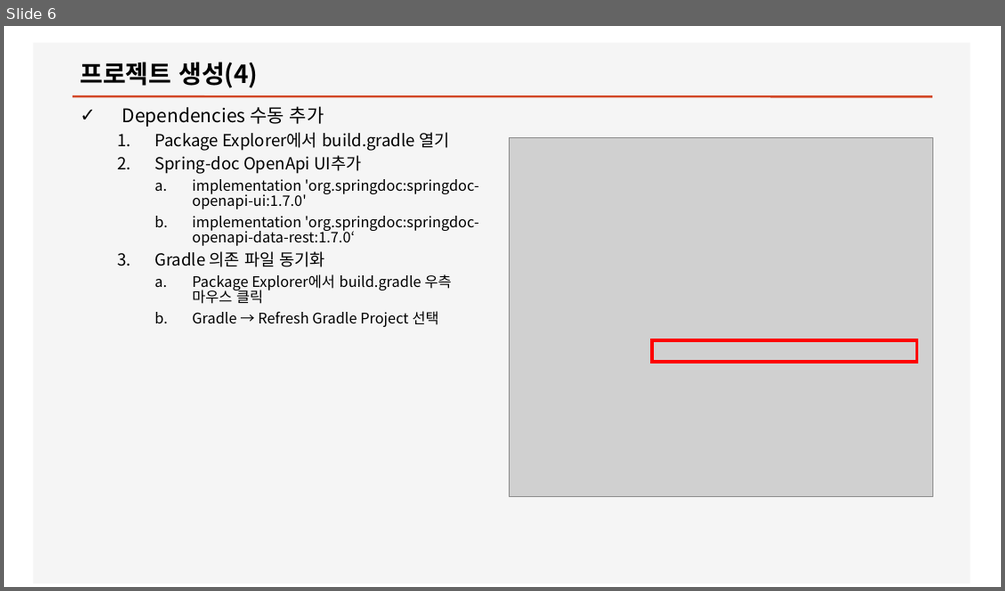
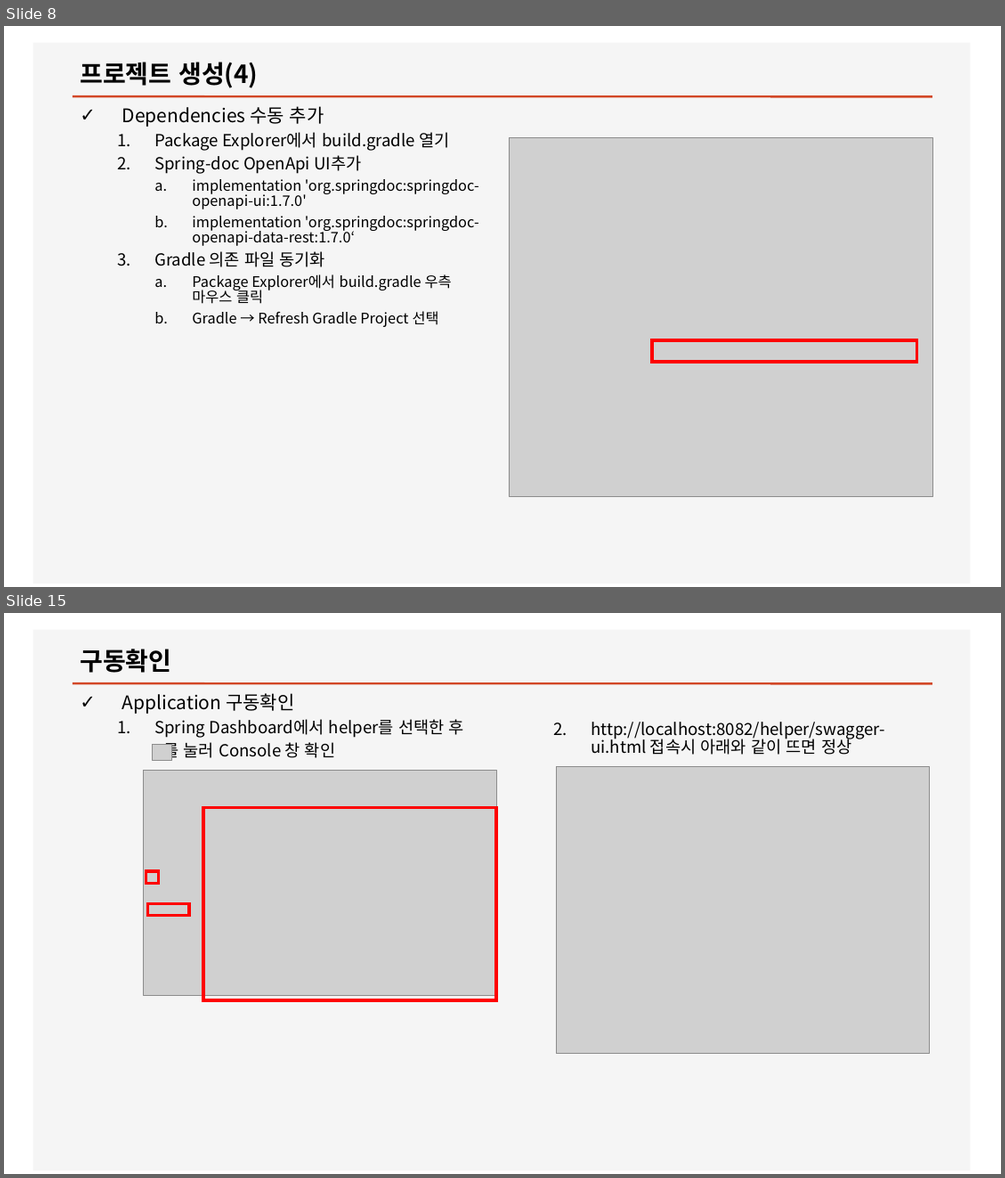
Before and after one commit to ByounggwanLee/CareMoa, a slide deck: Doc/프로젝트생성.pptx. Shown one above the other, each under a label of ours: slide 6 before the commit, slides 8 and 15 after it; the slides between them are not shown. The pictures are 1005x591 and 1005x1178 pixels, drawn with LibreOffice and Linux fonts; fonts in the diff are those of the drawing; grey boxes stand for pictures. Boxes give left, top, right and bottom in pixels: in the first picture for what was removed or moved away, otherwise in the second. Text is boxed around its words. In the diff, an @@ line names an element or a change of style, - is before the commit and + after.

Commit message:
Helper 프로젝트 및 메뉴얼 보강

```diff
--- a/Doc/프로젝트생성.pptx
+++ b/Doc/프로젝트생성.pptx
@@ slide 15 added at (4,613,1001,1174), background #FFFFFF; not listed: 2 template elements that a slide beside it also shows @@
@@ title added at (80,649,171,673), 24 pt, text #000000, bold @@
+구동확인
@@ text added at (122,693,464,761), 16 pt, text #000000 @@
+✓ Application 구동확인
+  1. Spring Dashboard에서 helper를 선택한 후
+  를 눌러 Console 창 확인
@@ picture added at (152,745,172,761) @@
@@ text added at (591,722,884,755), 16 pt, text #000000 @@
+  2. http://localhost:8082/helper/swagger-ui.html 접속시 아래와 같이 뜨면 정상
@@ picture added at (144,771,497,996) @@
@@ picture added at (556,767,929,1054) @@
@@ rectangle added at (203,807,497,999), outline #FF0000 3 pt @@
@@ rectangle added at (146,871,159,883), outline #FF0000 3 pt @@
@@ rectangle added at (148,904,189,916), outline #FF0000 3 pt @@
@@ what was slide 6 is now slide 8 @@
```
Also in this commit, not shown: 2 slides changed, 8 other slides added, 10 other files.
